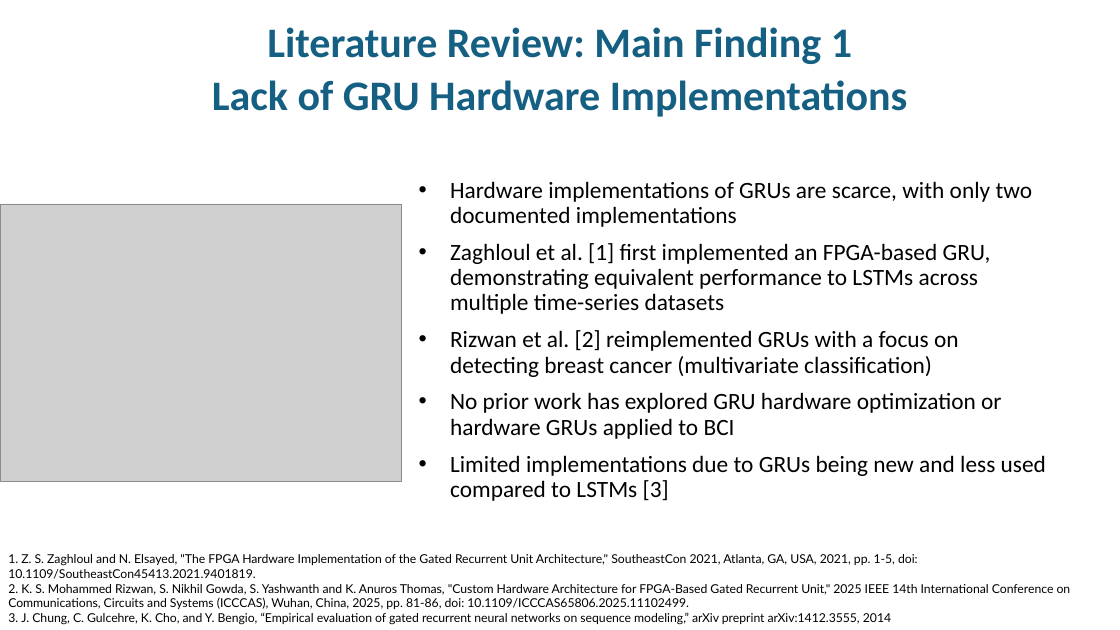
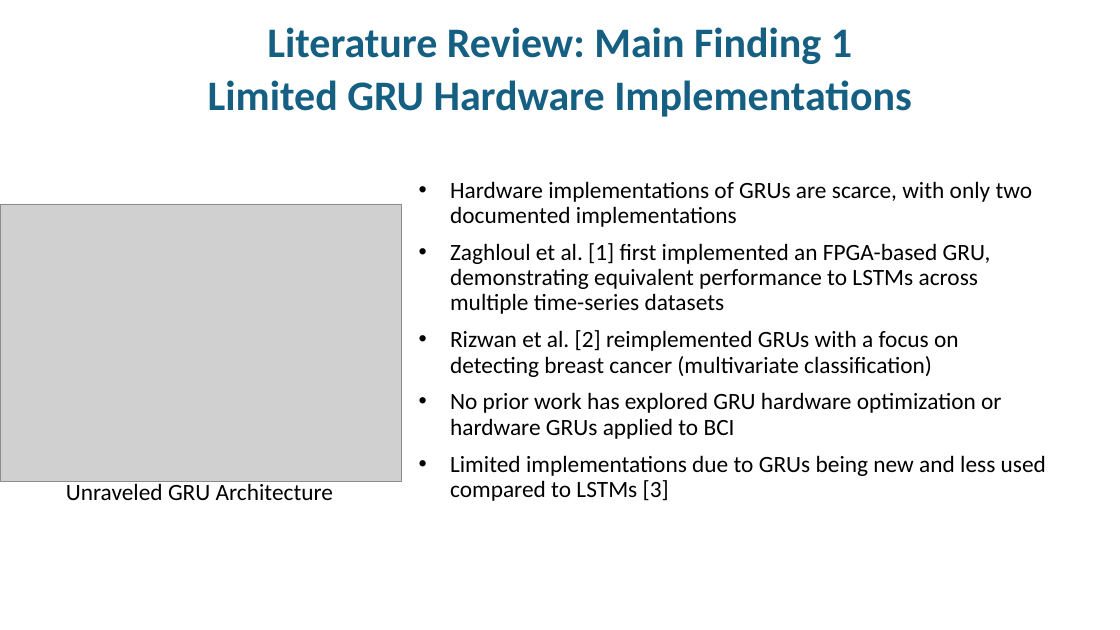
Before and after one commit to thesixtium/gru-hardware-implementation-and-optimization, a slide deck: slide 4 of Thesis Proposal Defence.pptx. Drawn at 1120x630 pixels with LibreOffice and Linux fonts; fonts in the diff are those of the drawing; grey boxes stand for pictures; background and template pictures are left out. Boxes give left, top, right and bottom in pixels: in the first picture for what was removed or moved away, otherwise in the second. Text is boxed around its words. In the diff, an @@ line names an element or a change of style, - is before the commit and + after.

```diff
--- a/Thesis Proposal Defence.pptx
+++ b/Thesis Proposal Defence.pptx
@@ title at (208,27,911,117): text changed @@
-Literature Review: Main Finding 1
-Lack of GRU Hardware Implementations
+Literature Review: Main Finding 1
+Limited GRU Hardware Implementations
@@ text added at (66,480,333,500), 20 pt, text #000000 @@
+Unraveled GRU Architecture
@@ text removed at (8,554,1071,625) @@
-1. Z. S. Zaghloul and N. Elsayed, "The FPGA Hardware Implementation of the Gated Recurrent Unit Architecture," SoutheastCon 2021, Atlanta, GA, USA, 2021, pp. 1-5, doi: 10.1109/SoutheastCon45413.2021.9401819.
-2. K. S. Mohammed Rizwan, S. Nikhil Gowda, S. Yashwanth and K. Anuros Thomas, "Custom Hardware Architecture for FPGA-Based Gated Recurrent Unit," 2025 IEEE 14th International Conference on Communications, Circuits and Systems (ICCCAS), Wuhan, China, 2025, pp. 81-86, doi: 10.1109/ICCCAS65806.2025.11102499.
-3. J. Chung, C. Gulcehre, K. Cho, and Y. Bengio, “Empirical evaluation of gated recurrent neural networks on sequence modeling,” arXiv preprint arXiv:1412.3555, 2014
```
Also in this commit, not shown: 5 other slides changed, 2 slides added, 2 slides removed, 5 other files.
